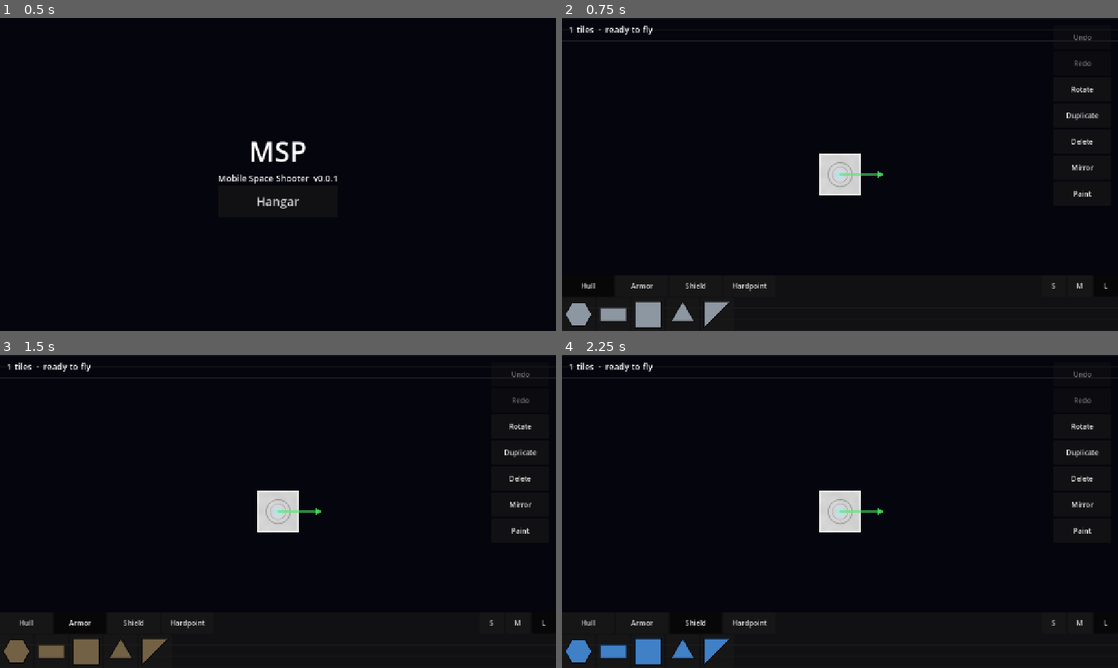
Above: before the commit, frames 1-4 (two rows, left to right).
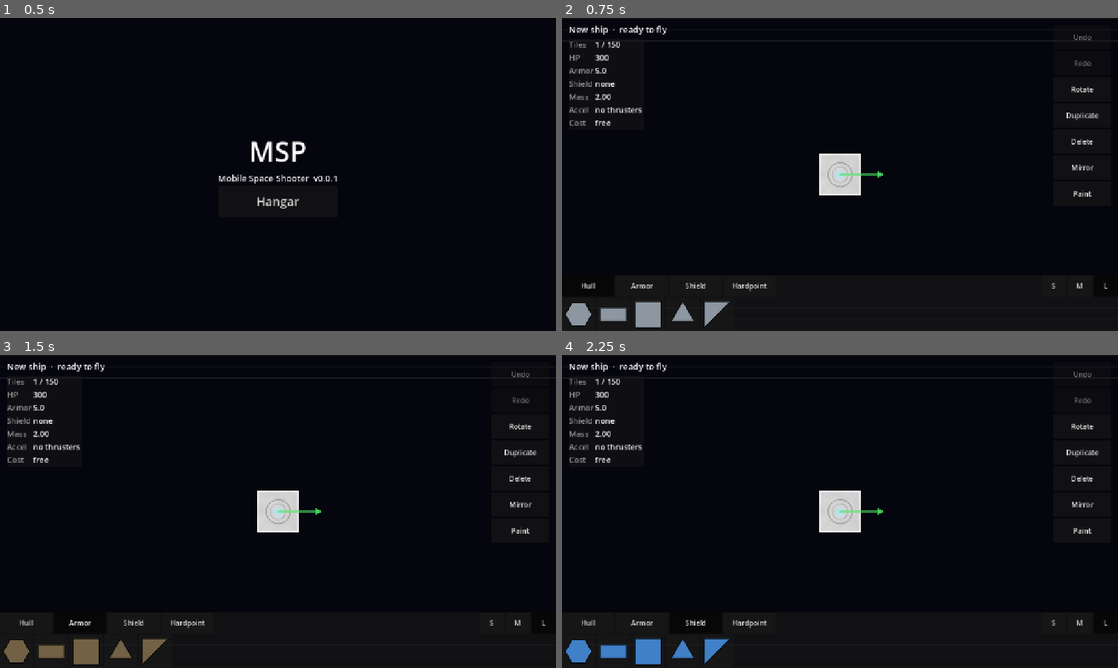
Above: after the commit, the same moments.

Repository: HermanRas/MobileSpaceShooter
Game: Godot game, scene res://scenes/boot/boot.tscn
Same seed, same stepped clock (60 frames per second), same inputs: the game is played once before the commit and once after it.
Inputs:
- Up to frame 1 (0.5 s): no input
- Up to frame 2 (0.75 s): click "Hangar" at 0.5 s
- Up to frame 3 (1.5 s): click "Armor" at 1.25 s
- Up to frame 4 (2.25 s): click "Shield" at 2 s

Frame 1 is identical in both runs. In frame 2, 0.9% of the frame differs, in the area x 1-19%, y 2-35%; in frame 3, 0.9%; in frame 4, 0.9%.

Commit message:
Phase 2.5: live stats panel, and a 4x faster hangar refresh
- StatsPanel: tiles, HP, armor, shield, mass, cost; "+N" preview for a
  carried tile from its definition; first problems listed
- Placement.analyze(): validation and free ports from one port index
- Per-tile geometry cache, allocation-free port search with an offset
  grid, x-sweep for overlaps: 150-tile refresh 37.9 ms -> 8.8 ms
- drive_hangar fails on any script error (a crashed step used to pass)
  and checks panel values and refresh time
- preview.sh / drive.sh refresh the class cache before running

Co-Authored-By: Claude Opus 5.5 <noreply@anthropic.com>

Diff:
--- a/game/dev_preview/drive_hangar.gd
+++ b/game/dev_preview/drive_hangar.gd
@@ -7,9 +7,23 @@
 
 var _hangar: Node
 var _failures: PackedStringArray = []
+var _spy := ScriptErrorSpy.new()
+
+
+## Any script error during a drive is a failure. Without this, a step that crashes half-way
+## skips its remaining checks and the drive still reports PASS (it did, building 2.5).
+## Same idea as the Logger in tests/run_tests.gd.
+class ScriptErrorSpy extends Logger:
+	var seen: PackedStringArray = []
+
+	func _log_error(function: String, file: String, line: int, code: String, rationale: String,
+			_editor_notify: bool, error_type: int, _script_backtraces: Variant) -> void:
+		if error_type == ERROR_TYPE_SCRIPT:
+			seen.append("%s (%s:%d in %s)" % [rationale if rationale != "" else code, file.get_file(), line, function])
 
 
 func _ready() -> void:
+	OS.add_logger(_spy)
 	_hangar = (load("res://scenes/hangar/hangar.tscn") as PackedScene).instantiate()
 	add_child(_hangar)
 	await _frames(5)
@@ -21,11 +35,15 @@
 	await _step_tap_select_delete_undo()
 	await _step_move_selected()
 	await _step_paint()
+	await _step_stats_match_and_refresh_fast()
 	await _step_pinch_zooms()
 	await _step_one_finger_pans()
 
 	var image := get_viewport().get_texture().get_image()
 	image.save_png(ProjectSettings.globalize_path("res://dev_preview/out/drive_hangar.png"))
+	OS.remove_logger(_spy)
+	for error in _spy.seen:
+		_failures.append("script error: " + error)
 	if _failures.is_empty():
 		print("drive_hangar: PASS")
 		get_tree().quit(0)
@@ -98,6 +116,38 @@
 	paint.visible = false
 
 
+func _step_stats_match_and_refresh_fast() -> void:
+	var stats := ShipStats.compute(_hangar.editor.blueprint, _hangar.placement)
+	var shown: String = (_hangar._stats._rows[&"hp"][0] as Label).text
+	_check(shown == "%d" % stats.hp, "the panel's HP (%s) matches ShipStats (%d)" % [shown, stats.hp])
+
+	# A full 150-tile ship: how long does one edit's refresh take? (PLAN.md 2.5: under a frame.)
+	var bp := Blueprint.new()
+	bp.id = "big"
+	bp.name = "Big"
+	for i in 150:
+		var tile := Blueprint.Tile.new()
+		tile.id = i
+		tile.type = &"core" if i == 0 else &"hull"
+		tile.shape = &"square"
+		tile.size = &"L"
+		tile.pos = Vector2(i % 10 - 5, i / 10 - 7)
+		tile.paint = Color.GRAY
+		bp.tiles.append(tile)
+	bp.tiles[0].pos = Vector2(0, 0)
+	bp.tiles[55].pos = Vector2(-5, -7)
+	_hangar.load_blueprint(bp)
+	await _frames(1)
+	_hangar.editor.paint_all(Color.WHITE)
+	var ms: float = _hangar.last_refresh_usec / 1000.0
+	print("drive_hangar: 150-tile refresh took %.1f ms on this machine" % ms)
+	_check(ms < 16.7, "a 150-tile refresh fits in one 60 fps frame here (%.1f ms)" % ms)
+	_hangar.editor.undo()
+	var errors: PackedStringArray = []
+	_hangar.load_blueprint(Blueprint.from_dict(Data.json_dir("blueprints")["starter"], errors))
+	await _frames(1)
+
+
 func _step_pinch_zooms() -> void:
 	var zoom_before: float = _hangar._camera.zoom.x
 	var center := Vector2(780, 360)
--- a/game/src/model/placement.gd
+++ b/game/src/model/placement.gd
@@ -32,10 +32,23 @@
 		message = text
 
 
+## Everything validate() works out, in one pass (the hangar needs all of it on every edit).
+class Analysis:
+	var problems: Array[Problem] = []
+	## Ports no other tile sits on: where a new tile could attach.
+	var free_ports := PackedVector2Array()
+
+
 var shapes: ShapeLib
 var tiles: TileLib
 var max_tiles: int
 var area_u: float
+
+## Tile geometry by (shape, size, rotation, position). Most tiles don't change between edits,
+## so the hangar's per-edit refresh mostly hits this instead of rebuilding polygons and edges.
+## Cached Edge objects are shared: callers read them and never modify them.
+var _geometry: Dictionary = {}
+const GEOMETRY_CACHE_MAX := 20000
 
 
 static func create(shape_lib: ShapeLib, tile_lib: TileLib, tiles_table: Dictionary) -> Placement:
@@ -49,11 +62,25 @@
 
 
 func tile_polygon(tile: Blueprint.Tile) -> PackedVector2Array:
-	return shapes.polygon(tile.shape, tile.size, tile.rot, tile.pos)
+	return _cached(tile)[0]
 
 
 func tile_edges(tile: Blueprint.Tile) -> Array[Shape.Edge]:
-	return shapes.edges(tile.shape, tile.size, tile.rot, tile.pos)
+	return _cached(tile)[1]
+
+
+func _cached(tile: Blueprint.Tile) -> Array:
+	var key := "%s|%s|%d|%d|%d" % [tile.shape, tile.size, tile.rot,
+			roundi(tile.pos.x * 100000.0), roundi(tile.pos.y * 100000.0)]
+	var hit: Variant = _geometry.get(key)
+	if hit != null:
+		return hit
+	if _geometry.size() >= GEOMETRY_CACHE_MAX:
+		_geometry.clear()
+	var entry := [shapes.polygon(tile.shape, tile.size, tile.rot, tile.pos),
+			shapes.edges(tile.shape, tile.size, tile.rot, tile.pos)]
+	_geometry[key] = entry
+	return entry
 
 
 ## Every distinct place a tile of this type, shape and size can snap onto `bp` without
@@ -155,13 +182,22 @@
 
 ## Tile id -> the ids of every tile it shares a port with.
 func neighbours(bp: Blueprint) -> Dictionary:
+	return _neighbours_from(_port_index(bp), bp)
+
+
+func _port_index(bp: Blueprint) -> _PortIndex:
 	var index := _PortIndex.new()
-	var out := {}
-	for tile in bp.tiles:
-		out[tile.id] = PackedInt32Array()
+	for tile in bp.tiles:
 		for edge in tile_edges(tile):
 			for port in edge.ports:
 				index.add(port, edge.normal, tile.id)
+	return index
+
+
+func _neighbours_from(index: _PortIndex, bp: Blueprint) -> Dictionary:
+	var out := {}
+	for tile in bp.tiles:
+		out[tile.id] = PackedInt32Array()
 	for pair in index.facing_pairs():
 		if not out[pair.x].has(pair.y):
 			out[pair.x].append(pair.y)
@@ -171,21 +207,19 @@
 
 ## Every port no other tile is sitting on: where a new tile could attach.
 func free_ports(bp: Blueprint) -> PackedVector2Array:
-	var index := _PortIndex.new()
-	for tile in bp.tiles:
-		for edge in tile_edges(tile):
-			for port in edge.ports:
-				index.add(port, edge.normal, tile.id)
-	return index.unmatched()
+	return _port_index(bp).unmatched()
 
 
 ## Ids of every tile reachable from the core through shared ports (empty with no core).
 func connected_to_core(bp: Blueprint) -> Dictionary:
+	return _reach(bp, neighbours(bp))
+
+
+func _reach(bp: Blueprint, links: Dictionary) -> Dictionary:
 	var core := _core_tile(bp)
 	var reached := {}
 	if core == null:
 		return reached
-	var links := neighbours(bp)
 	var queue: Array[int] = [core.id]
 	reached[core.id] = true
 	while not queue.is_empty():
@@ -197,7 +231,13 @@
 
 
 func validate(bp: Blueprint) -> Array[Problem]:
-	var problems: Array[Problem] = []
+	return analyze(bp).problems
+
+
+## validate() plus the free ports, from one port index.
+func analyze(bp: Blueprint) -> Analysis:
+	var analysis := Analysis.new()
+	var problems := analysis.problems
 	var known: Array[Blueprint.Tile] = []
 	for tile in bp.tiles:
 		if tiles.tile(tile.type) == null:
@@ -209,8 +249,10 @@
 		else:
 			known.append(tile)
 	if not problems.is_empty():
-		return problems
-
+		return analysis
+
+	var index := _port_index(bp)
+	analysis.free_ports = index.unmatched()
 	var cores := known.filter(func(t: Blueprint.Tile) -> bool: return t.type == tiles.core_id())
 	if cores.is_empty():
 		problems.append(Problem.new(&"no_core", [], "the ship has no core"))
@@ -222,20 +264,25 @@
 		problems.append(Problem.new(&"over_cap", [], "%d tiles; the limit is %d" % [bp.tiles.size(), max_tiles]))
 
 	var placed := _placed_polygons(bp)
+	# Sweep along x instead of testing every pair: only tiles whose x ranges overlap can collide.
+	placed.sort_custom(func(a: _Placed, b: _Placed) -> bool: return a.bounds.position.x < b.bounds.position.x)
 	var bounds := Rect2()
 	for i in placed.size():
 		bounds = placed[i].bounds if i == 0 else bounds.merge(placed[i].bounds)
+		var right := placed[i].bounds.end.x
 		for j in range(i + 1, placed.size()):
+			if placed[j].bounds.position.x >= right:
+				break
 			if placed[i].bounds.intersects(placed[j].bounds) \
 					and _overlap_area(placed[i].polygon, placed[j].polygon) > AREA_EPSILON:
-				problems.append(Problem.new(&"overlap", [placed[i].id, placed[j].id],
-						"tiles %d and %d overlap" % [placed[i].id, placed[j].id]))
+				var pair := PackedInt32Array([mini(placed[i].id, placed[j].id), maxi(placed[i].id, placed[j].id)])
+				problems.append(Problem.new(&"overlap", pair, "tiles %d and %d overlap" % [pair[0], pair[1]]))
 	if bounds.size.x > area_u + POINT_EPSILON or bounds.size.y > area_u + POINT_EPSILON:
 		problems.append(Problem.new(&"over_cap", [], "the ship is %.2f x %.2f U; the limit is %d x %d"
 				% [bounds.size.x, bounds.size.y, area_u, area_u]))
 
 	if cores.size() == 1:
-		var reached := connected_to_core(bp)
+		var reached := _reach(bp, _neighbours_from(index, bp))
 		var loose := PackedInt32Array()
 		for tile in bp.tiles:
 			if not reached.has(tile.id):
@@ -243,7 +290,7 @@
 		if not loose.is_empty():
 			problems.append(Problem.new(&"disconnected", loose,
 					"%d tile(s) aren't connected to the core" % loose.size()))
-	return problems
+	return analysis
 
 
 func _count_type(bp: Blueprint, type: StringName) -> int:
@@ -326,43 +373,69 @@
 ## neighbourhood search, so floating-point error near a cell boundary can't split a pair.
 class _PortIndex:
 	const CELL := 0.1
+	## Shifts the grid so the regular port positions (multiples of 0.125 U) never sit near a
+	## cell boundary; only odd positions (hex and triangle ports) ever need a neighbour check.
+	const SHIFT := 0.37
+	const NEAR_EDGE := POINT_EPSILON / CELL
 
 	var _cells: Dictionary = {}
-	var _entries: Array = []
+	var _points := PackedVector2Array()
+	var _normals := PackedVector2Array()
+	var _tiles := PackedInt32Array()
 
 	func add(point: Vector2, normal: Vector2, tile_id: int) -> void:
-		var cell := Vector2i(floori(point.x / CELL), floori(point.y / CELL))
+		var cell := _cell_of(point)
 		if not _cells.has(cell):
-			_cells[cell] = []
-		_cells[cell].append(_entries.size())
-		_entries.append([point, normal, tile_id])
+			_cells[cell] = PackedInt32Array()
+		var bucket: PackedInt32Array = _cells[cell]
+		bucket.append(_points.size())
+		_cells[cell] = bucket
+		_points.append(point)
+		_normals.append(normal)
+		_tiles.append(tile_id)
 
 	## Unordered (tile, tile) pairs that share a port.
 	func facing_pairs() -> Array[Vector2i]:
 		var out: Array[Vector2i] = []
-		for i in _entries.size():
+		for i in _points.size():
 			for j in _partners(i):
 				if j > i:
-					out.append(Vector2i(_entries[i][2], _entries[j][2]))
+					out.append(Vector2i(_tiles[i], _tiles[j]))
 		return out
 
 	## Positions of ports with no partner.
 	func unmatched() -> PackedVector2Array:
 		var out := PackedVector2Array()
-		for i in _entries.size():
+		for i in _points.size():
 			if _partners(i).is_empty():
-				out.append(_entries[i][0])
-		return out
-
+				out.append(_points[i])
+		return out
+
+	func _cell_of(point: Vector2) -> Vector2i:
+		return Vector2i(floori(point.x / CELL + SHIFT), floori(point.y / CELL + SHIFT))
+
+	## Ports at the same spot, on another tile, facing the opposite way. Only the port's own
+	## cell is searched, plus a neighbour on any axis where the port sits within
+	## POINT_EPSILON of a cell boundary.
 	func _partners(i: int) -> PackedInt32Array:
 		var out := PackedInt32Array()
-		var point: Vector2 = _entries[i][0]
-		var cell := Vector2i(floori(point.x / CELL), floori(point.y / CELL))
-		for dx in [-1, 0, 1]:
-			for dy in [-1, 0, 1]:
-				for j: int in _cells.get(cell + Vector2i(dx, dy), []):
-					if j != i and _entries[j][2] != _entries[i][2] \
-							and (_entries[j][0] as Vector2).distance_to(point) < POINT_EPSILON \
-							and (_entries[j][1] as Vector2).dot(_entries[i][1]) < -0.999:
+		var point := _points[i]
+		var fx := point.x / CELL + SHIFT
+		var fy := point.y / CELL + SHIFT
+		var cx := floori(fx)
+		var cy := floori(fy)
+		var x_lo := cx - 1 if fx - cx < NEAR_EDGE else cx
+		var x_hi := cx + 1 if cx + 1 - fx < NEAR_EDGE else cx
+		var y_lo := cy - 1 if fy - cy < NEAR_EDGE else cy
+		var y_hi := cy + 1 if cy + 1 - fy < NEAR_EDGE else cy
+		for x in range(x_lo, x_hi + 1):
+			for y in range(y_lo, y_hi + 1):
+				var bucket: Variant = _cells.get(Vector2i(x, y))
+				if bucket == null:
+					continue
+				for j: int in bucket:
+					if j != i and _tiles[j] != _tiles[i] \
+							and _points[j].distance_to(point) < POINT_EPSILON \
+							and _normals[j].dot(_normals[i]) < -0.999:
 						out.append(j)
 		return out
--- a/game/src/ui/hangar/hangar.gd
+++ b/game/src/ui/hangar/hangar.gd
@@ -23,6 +23,7 @@
 var _view: ShipView
 var _palette: HangarPalette
 var _paint: PaintPanel
+var _stats: StatsPanel
 var _mirror_button: Button
 var _undo_button: Button
 var _redo_button: Button
@@ -208,6 +209,7 @@
 		ghost.rot = _rot_pref
 		ghost.pos = point_u - ShipStats.polygon_centroid(placement.shapes.polygon(ghost.shape, ghost.size, ghost.rot))
 	_view.set_ghost(ghost, _snap != null)
+	_stats.show_delta(placement.tiles.tile(ghost.type) if _snap != null and _carry["moving"] < 0 else null, ghost.size)
 
 
 ## The snap whose tile centre is nearest the finger, preferring the player's chosen rotation
@@ -274,6 +276,7 @@
 	_carry = {}
 	_snap = null
 	_view.set_ghost(null, false)
+	_stats.show_delta(null, &"")
 
 
 # ── toolbar actions ───────────────────────────────────────────────────────────
@@ -357,16 +360,23 @@
 	_rot_pref = next.rot
 
 
+## Microseconds the last full refresh (validate + stats + mesh) took; drive_hangar reads it.
+var last_refresh_usec: int = 0
+
+
 func _on_changed() -> void:
-	var problems := placement.validate(editor.blueprint)
-	_view.show_blueprint(editor.blueprint, problems)
+	var started := Time.get_ticks_usec()
+	var analysis := placement.analyze(editor.blueprint)
+	var problems := analysis.problems
+	_view.show_blueprint(editor.blueprint, analysis)
 	if _selected >= 0 and editor.blueprint.tile_by_id(_selected) == null:
 		_select(-1)
 	else:
 		_select(_selected)
 	if _status != null:
-		_status.text = "%d tiles  ·  %s" % [editor.blueprint.tiles.size(),
-				"ready to fly" if problems.is_empty() else problems[0].message]
+		_status.text = "%s  ·  %s" % [editor.blueprint.name, "ready to fly" if problems.is_empty() else "can't fly yet"]
+		_stats.show_stats(ShipStats.compute(editor.blueprint, placement), problems, placement.max_tiles)
+	last_refresh_usec = Time.get_ticks_usec() - started
 
 
 func _refresh_buttons() -> void:
@@ -431,6 +441,7 @@
 	root.add_child(_paint)
 	paint_button.toggled.connect(func(on: bool) -> void:
 		_paint.visible = on
+		_stats.visible = not on
 		_palette.visible = not on
 		_select(-1))
 
@@ -438,6 +449,11 @@
 	_status.position = Vector2(16, 12)
 	_status.add_theme_font_size_override(&"font_size", 20)
 	root.add_child(_status)
+
+	_stats = StatsPanel.new()
+	_stats.position = Vector2(16, 48)
+	_stats.self_modulate = Color(1, 1, 1, 0.85)
+	root.add_child(_stats)
 
 
 func _tool_button(parent: Control, text: String, action: Callable) -> Button:
@@ -460,6 +476,7 @@
 func preview_setup(args: Dictionary) -> void:
 	if args.get("paint", "0") == "1":
 		_paint.visible = true
+		_stats.visible = false
 		_palette.visible = false
 	if args.has("ship"):
 		var errors: PackedStringArray = []
--- a/game/src/ui/hangar/ship_view.gd
+++ b/game/src/ui/hangar/ship_view.gd
@@ -45,12 +45,12 @@
 	_overlay.draw.connect(_draw_overlay)
 
 
-func show_blueprint(bp: Blueprint, problems: Array[Placement.Problem]) -> void:
+func show_blueprint(bp: Blueprint, analysis: Placement.Analysis) -> void:
 	_blueprint = bp
 	_ship.mesh = ShipMesh.build(bp.tiles, placement)
-	_free_ports = placement.free_ports(bp)
+	_free_ports = analysis.free_ports
 	_problem_ids.clear()
-	for problem in problems:
+	for problem in analysis.problems:
 		for tile_id in problem.tile_ids:
 			_problem_ids[tile_id] = true
 	_overlay.queue_redraw()
--- /dev/null
+++ b/game/src/ui/hangar/stats_panel.gd
@@ -0,0 +1,95 @@
+class_name StatsPanel
+extends PanelContainer
+## The hangar's live stats (Phase 2.5): totals from ShipStats, what the carried tile would add,
+## and the blueprint's problems.
+##
+## The "+50 HP" preview comes from the tile definition alone, not a full recompute, so it's
+## cheap enough to refresh while a tile is being dragged.
+
+const GOOD := Color(0.45, 1.0, 0.55)
+const BAD := Color(1.0, 0.45, 0.45)
+const DIM := Color(1, 1, 1, 0.55)
+const MAX_PROBLEMS := 3
+
+var _rows := {}  # key -> [value Label, delta Label]
+var _problems := VBoxContainer.new()
+
+
+func _ready() -> void:
+	var column := VBoxContainer.new()
+	add_child(column)
+	var grid := GridContainer.new()
+	grid.columns = 3
+	column.add_child(grid)
+	for entry: Array in [["tiles", "Tiles"], ["hp", "HP"], ["armor", "Armor"], ["shield", "Shield"],
+			["mass", "Mass"], ["accel", "Accel"], ["cost", "Cost"]]:
+		var name_label := _label(entry[1], DIM)
+		var value := _label("", Color.WHITE)
+		var delta := _label("", GOOD)
+		grid.add_child(name_label)
+		grid.add_child(value)
+		grid.add_child(delta)
+		_rows[entry[0]] = [value, delta]
+	column.add_child(_problems)
+
+
+func show_stats(stats: ShipStats, problems: Array[Placement.Problem], max_tiles: int) -> void:
+	_set_row(&"tiles", "%d / %d" % [stats.tile_count, max_tiles])
+	_set_row(&"hp", "%d" % stats.hp)
+	_set_row(&"armor", "%.1f" % stats.armor_avg)
+	_set_row(&"shield", "%d  +%.1f/s" % [stats.shield_cap, stats.shield_regen] if stats.shield_cap > 0.0 else "none")
+	_set_row(&"mass", "%.2f" % stats.mass)
+	# Thrusters arrive in Phase 3.2; until then there's nothing to accelerate with.
+	_set_row(&"accel", "no thrusters")
+	_set_row(&"cost", format_cost(stats.cost))
+	for child in _problems.get_children():
+		child.queue_free()
+	for i in mini(problems.size(), MAX_PROBLEMS):
+		_problems.add_child(_label(problems[i].message, BAD))
+	if problems.size() > MAX_PROBLEMS:
+		_problems.add_child(_label("…and %d more" % (problems.size() - MAX_PROBLEMS), BAD))
+
+
+## Shows what one tile of `def` at `size` would add, or clears the preview when `def` is null.
+func show_delta(def: TileDef, size: StringName) -> void:
+	for key: StringName in _rows:
+		(_rows[key][1] as Label).text = ""
+	if def == null:
+		return
+	var stats := def.stats(size)
+	_delta(&"tiles", "+1")
+	_delta(&"hp", "+%d" % stats[&"hp"])
+	if stats[&"shield_cap"] > 0.0:
+		_delta(&"shield", "+%d" % stats[&"shield_cap"])
+	_delta(&"mass", "+%.2f" % stats[&"mass"], BAD)
+	var cost := def.cost(size)
+	if not cost.is_empty():
+		_delta(&"cost", "+" + format_cost(cost), BAD)
+
+
+static func format_cost(cost: Dictionary) -> String:
+	if cost.is_empty():
+		return "free"
+	var parts: PackedStringArray = []
+	for material: StringName in [&"hull", &"alloy", &"crystal", &"tech"]:
+		if cost.has(material):
+			parts.append("%d %s" % [cost[material], material])
+	return ", ".join(parts)
+
+
+func _set_row(key: StringName, text: String) -> void:
+	(_rows[key][0] as Label).text = text
+
+
+func _delta(key: StringName, text: String, color: Color = GOOD) -> void:
+	var label: Label = _rows[key][1]
+	label.text = text
+	label.add_theme_color_override(&"font_color", color)
+
+
+func _label(text: String, color: Color) -> Label:
+	var label := Label.new()
+	label.text = text
+	label.add_theme_color_override(&"font_color", color)
+	label.add_theme_font_size_override(&"font_size", 18)
+	return label
Not shown, added: game/src/ui/hangar/stats_panel.gd.uid
Not shown, changed: Docs/PLAN.md
Not shown, changed: tools/drive.sh
Not shown, changed: tools/preview.sh
